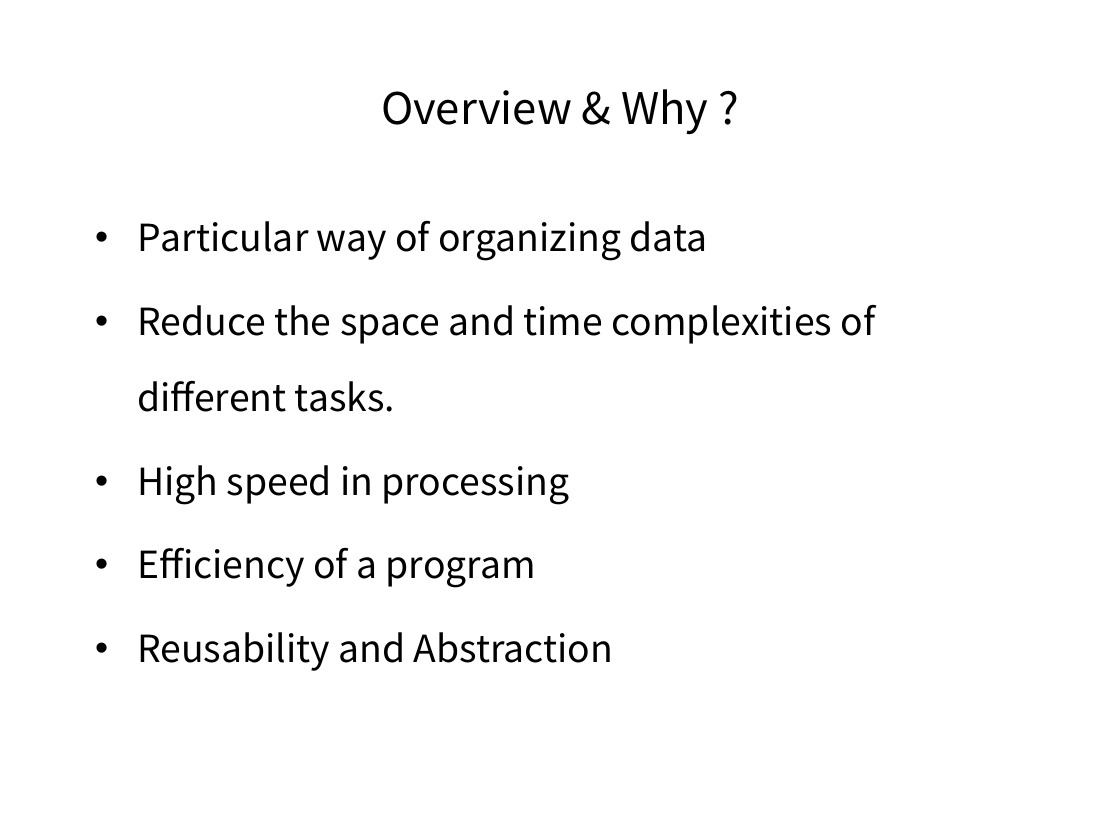
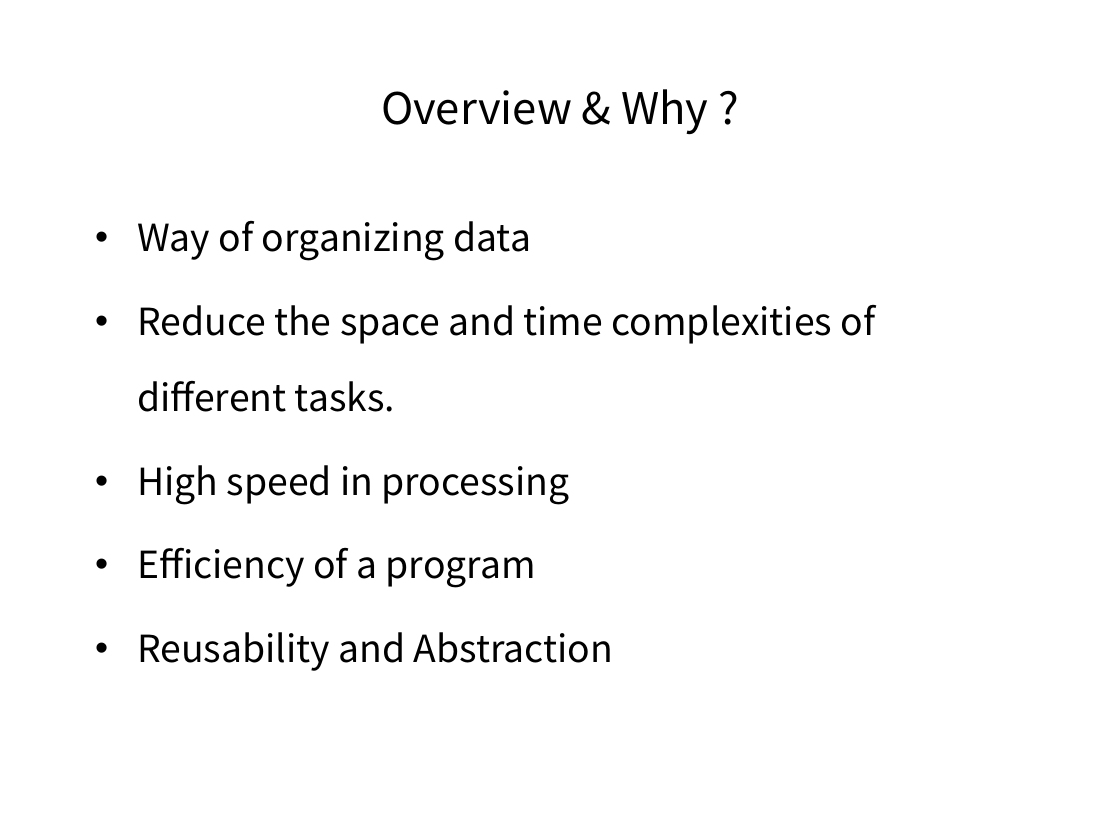
Before and after one commit to pankajfri/Training-Materials, a slide deck: slide 2 of Objected Oriented Programming Concepts Using C++ & Data Structures/Data Structures.pptx. Drawn at 1120x840 pixels with LibreOffice and Linux fonts; fonts in the diff are those of the drawing; background and template pictures are left out. Boxes give left, top, right and bottom in pixels: in the first picture for what was removed or moved away, otherwise in the second. Text is boxed around its words. In the diff, an @@ line names an element or a change of style, - is before the commit and + after.

```diff
--- a/Objected Oriented Programming Concepts Using C++ & Data Structures/Data Structures.pptx
+++ b/Objected Oriented Programming Concepts Using C++ & Data Structures/Data Structures.pptx
@@ text at (137,221,531,261): text changed @@
-• Particular way of organizing data
+• Way of organizing data
```
Also in this commit, not shown: 4 other slides changed, 1 slide added, 3 other files.
